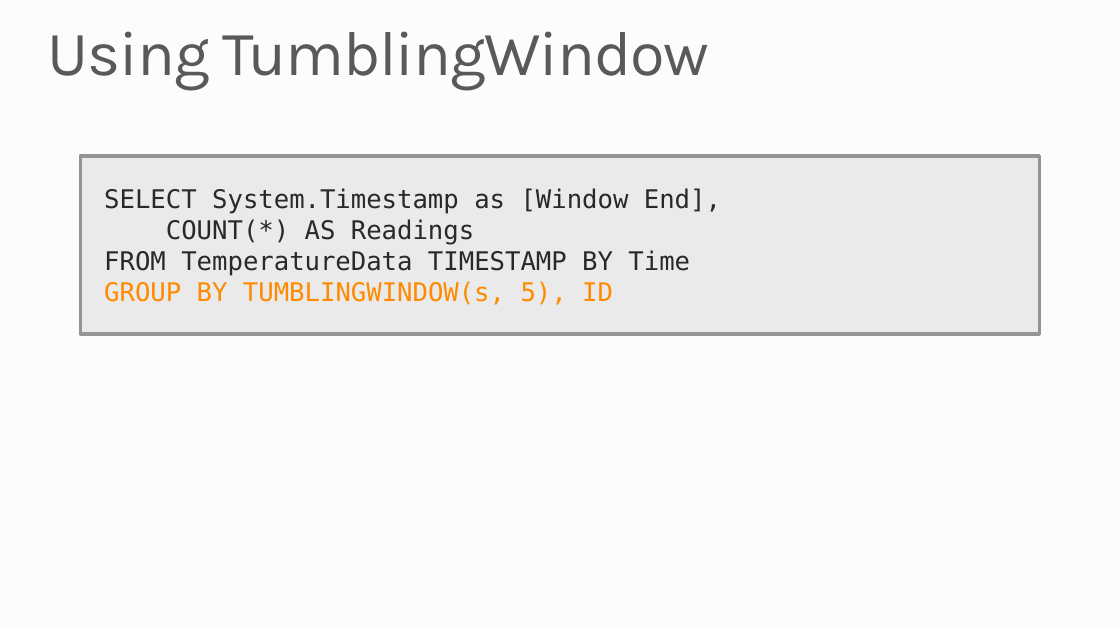
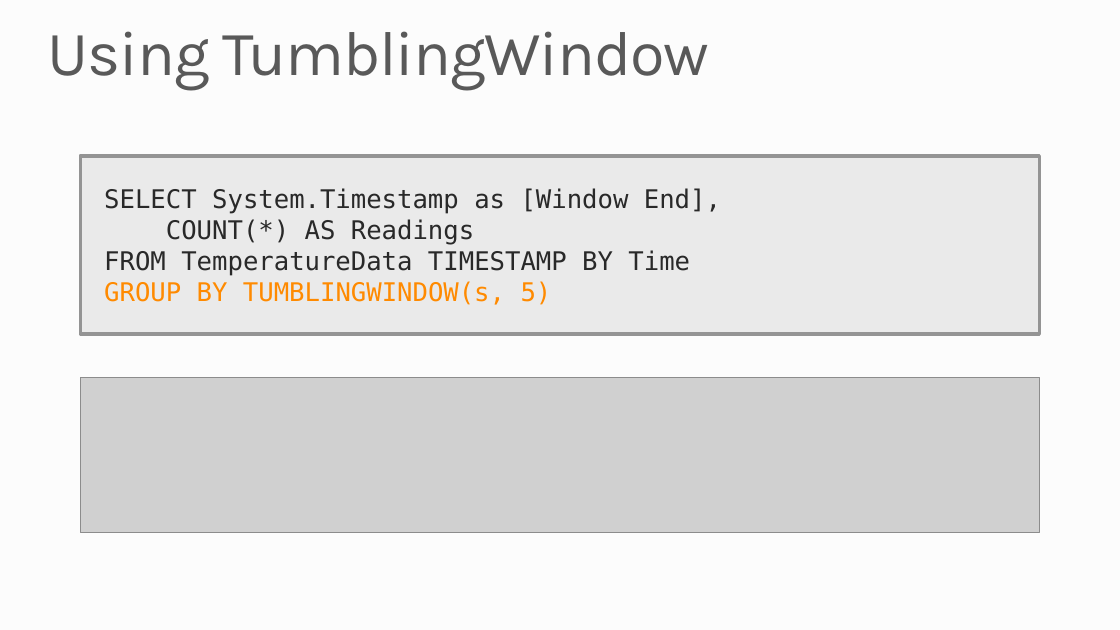
Before and after one commit to MSRConnections/Azure-training-course, a slide deck: slide 13 of Content/Stream Analytics/Azure Stream Analytics.pptx. Drawn at 1120x630 pixels with LibreOffice and Linux fonts; fonts in the diff are those of the drawing; grey boxes stand for pictures; background and template pictures are left out. Boxes give left, top, right and bottom in pixels: in the first picture for what was removed or moved away, otherwise in the second. Text is boxed around its words. In the diff, an @@ line names an element or a change of style, - is before the commit and + after.

```diff
--- a/Content/Stream Analytics/Azure Stream Analytics.pptx
+++ b/Content/Stream Analytics/Azure Stream Analytics.pptx
@@ text in rectangle at box(104, 281, 552, 305): text changed @@
-GROUP BY TUMBLINGWINDOW(s, 5), ID
+GROUP BY TUMBLINGWINDOW(s, 5)
@@ picture added at box(81, 378, 1040, 533) @@
```
Also in this commit, not shown: 5 other slides changed.
